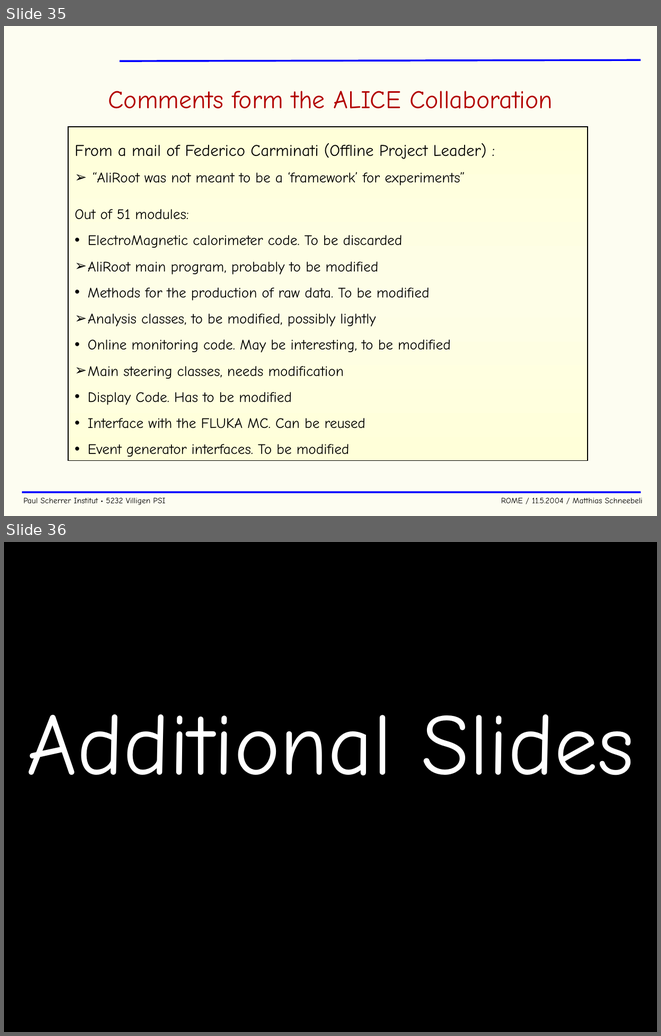
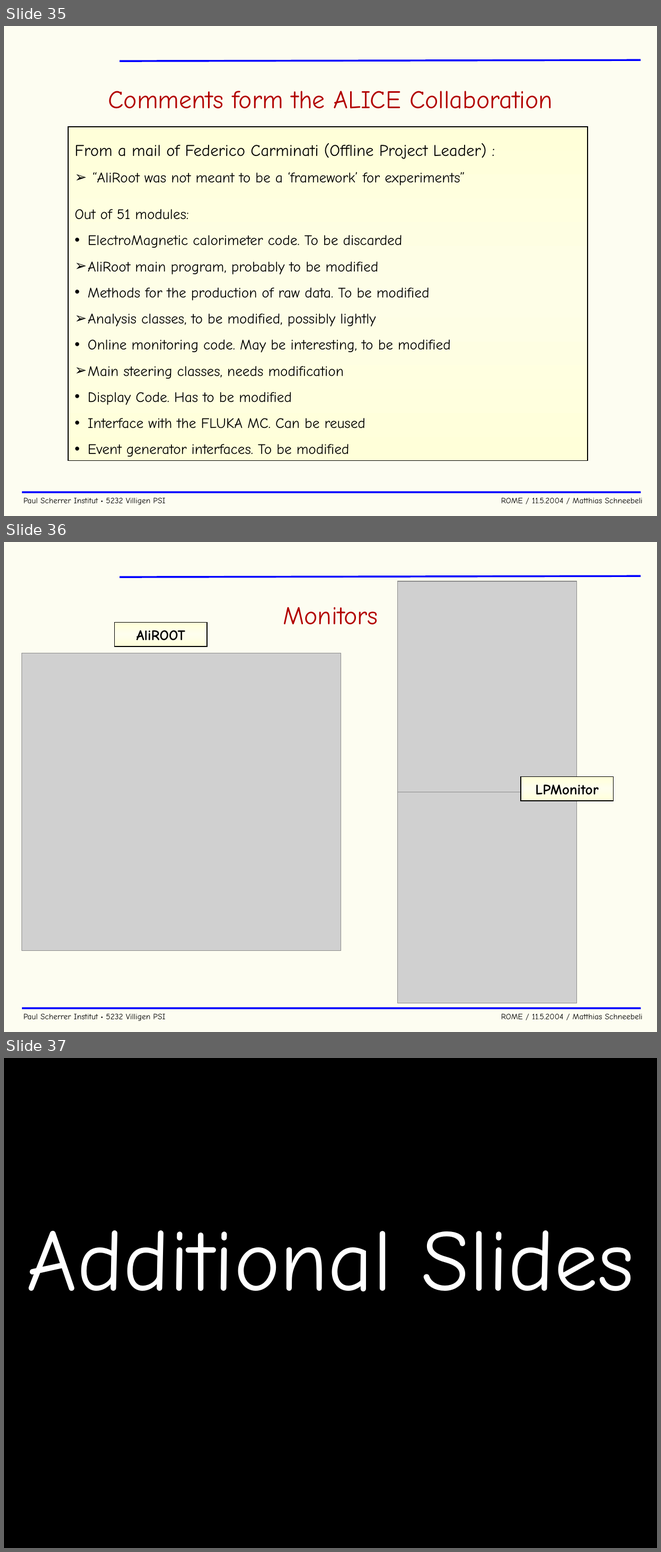
Before and after one commit to cjpl/rome, a slide deck: documentation/ROME.ppt. Shown one above the other, each under a label of ours: slides 35 and 36 before the commit, slides 35, 36 and 37 after it. The pictures are 661x1036 and 661x1552 pixels, drawn with LibreOffice and Linux fonts; fonts in the diff are those of the drawing; grey boxes stand for pictures; background and template pictures are left out. Boxes give left, top, right and bottom in pixels: in the first picture for what was removed or moved away, otherwise in the second. Text is boxed around its words. In the diff, an @@ line names an element or a change of style, - is before the commit and + after.

```diff
--- a/documentation/ROME.ppt
+++ b/documentation/ROME.ppt
@@ slide 36 added at (4,542,657,1032), background #FDFDF1; not listed: 3 template elements that a slide beside it also shows @@
@@ picture added at (397,581,576,792) @@
@@ title added at (283,607,378,625), 28 pt, text #B20000 @@
+Monitors
@@ rectangle added at (114,623,207,646), fill gradient #FFFFD9 to #FEFEEE, outline #000000 0.99 pt, 16 pt, text #000000, bold @@
+AliROOT
@@ picture added at (21,653,340,950) @@
@@ rectangle added at (521,776,613,801), fill gradient #FFFFD9 to #FEFEEE, outline #000000 0.99 pt, 16 pt, text #000000, bold @@
+LPMonitor
@@ picture added at (397,792,576,1003) @@
@@ what was slide 36 is now slide 37 @@
```
Also in this commit, not shown: 12 slides changed.
